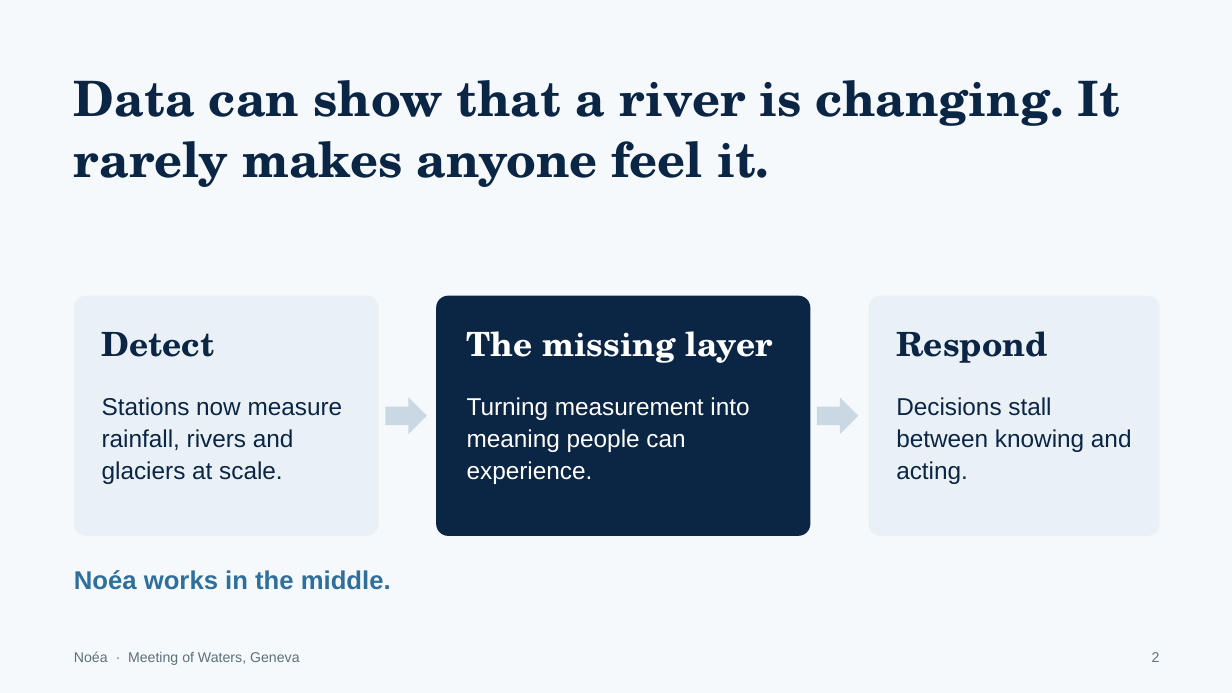
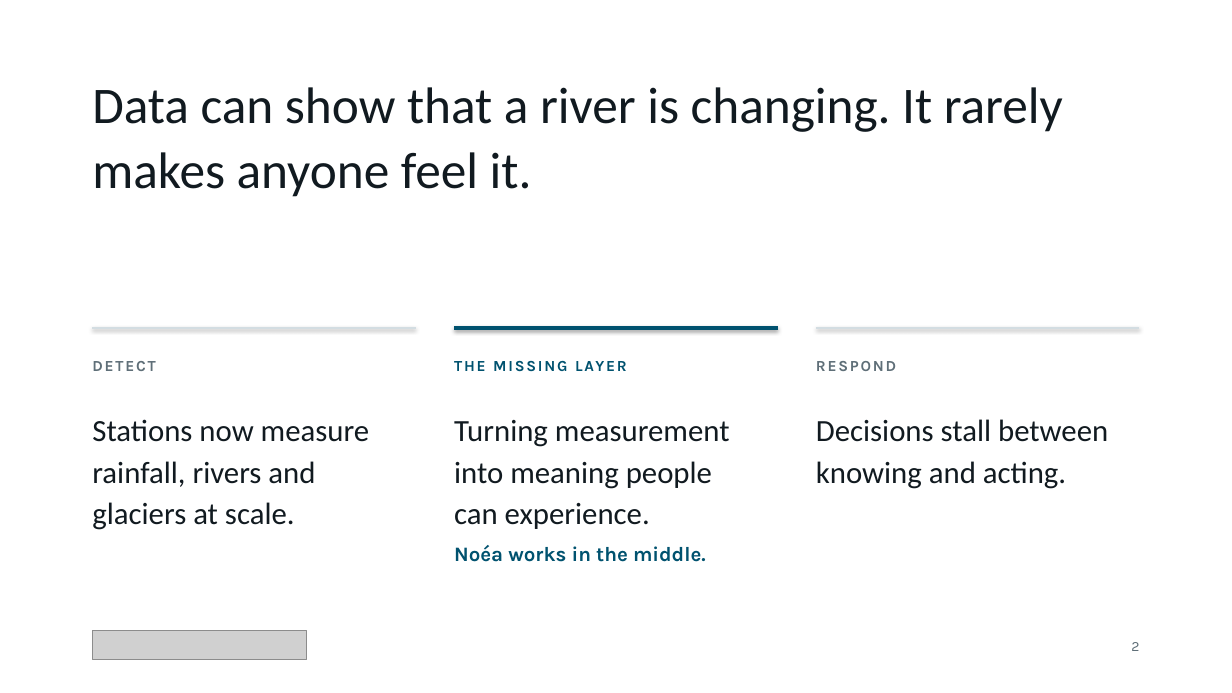
Before and after one commit to qintheory/noea, a slide deck: slide 2 of docs/noea-introduction.pptx. Drawn at 1232x693 pixels with LibreOffice and Linux fonts; fonts in the diff are those of the drawing; grey boxes stand for pictures. Boxes give left, top, right and bottom in pixels: in the first picture for what was removed or moved away, otherwise in the second. Text is boxed around its words. In the diff, an @@ line names an element or a change of style, - is before the commit and + after.

```diff
--- a/docs/noea-introduction.pptx
+++ b/docs/noea-introduction.pptx
@@ background #F6F9FB to #FFFFFF @@
@@ text "Data can show that a ...": place and size @@
-text "Data can show that a ..." at box(74, 80, 1120, 187)
+text "Data can show that a ..." at box(92, 87, 1063, 197)
@@ text "Data can show that a ..." at box(92, 87, 1063, 197): size 38 to 40 pt, font TeX Gyre Schola to Calibri, text colour #0B2545 to #111A20, bold off @@
@@ rounded rectangle removed at box(74, 296, 379, 536) @@
@@ rounded rectangle removed at box(436, 296, 811, 536) @@
@@ rounded rectangle removed at box(869, 296, 1160, 536) @@
@@ line added from (92, 328) to (416, 328), #D3DDE2 1.25 pt @@
@@ line added from (455, 328) to (777, 328), #00526F 3 pt @@
@@ line added from (816, 328) to (1140, 328), #D3DDE2 1.25 pt @@
@@ text at box(467, 331, 772, 363): text changed; size 26 to 12 pt; font TeX Gyre Schola to Karla; text colour #FFFFFF to #00526F @@
-The missing layer
+THE MISSING LAYER
@@ text at box(92, 361, 156, 371): text changed; size 26 to 12 pt; font TeX Gyre Schola to Karla; text colour #0B2545 to #5F6F78 @@
-Detect
+DETECT
@@ text at box(816, 361, 896, 371): text changed; size 26 to 12 pt; font TeX Gyre Schola to Karla; text colour #0B2545 to #5F6F78 @@
-Respond
+RESPOND
@@ text "Stations now measure rainfall, rivers ...": place and size @@
-text "Stations now measure rainfall, rivers ..." at box(102, 397, 343, 484)
+text "Stations now measure rainfall, rivers ..." at box(92, 419, 370, 530)
@@ text "Stations now measure rainfall, rivers ..." at box(92, 419, 370, 530): size 19 to 24 pt, font Arial to Calibri, text colour #0B2545 to #111A20; line spacing 1.1 to 1.12 @@
@@ right arrow removed at box(385, 397, 427, 434) @@
@@ text "Turning measurement into meaning people ...": place and size @@
-text "Turning measurement into meaning people ..." at box(467, 397, 749, 484)
+text "Turning measurement into meaning people ..." at box(454, 420, 730, 529)
@@ text "Turning measurement into meaning people ..." at box(454, 420, 730, 529): size 19 to 24 pt, font Arial to Calibri, text colour #FFFFFF to #111A20; line spacing 1.1 to 1.12 @@
@@ text "Decisions stall between knowing and ..." at box(816, 419, 1108, 489): size 19 to 24 pt, font Arial to Calibri, text colour #0B2545 to #111A20; line spacing 1.1 to 1.12 @@
@@ text "Decisions stall between knowing and ...": place and size @@
-text "Decisions stall between knowing and ..." at box(896, 397, 1132, 484)
+text "Decisions stall between knowing and ..." at box(816, 419, 1108, 489)
@@ right arrow removed at box(817, 397, 859, 434) @@
@@ text "Noéa works in the middle.": place and size @@
-text "Noéa works in the middle." at box(74, 570, 391, 590)
+text "Noéa works in the middle." at box(454, 545, 706, 562)
@@ text "Noéa works in the middle." at box(454, 545, 706, 562): size 20 to 16 pt, font Arial to Karla, text colour #2E6F9E to #00526F @@
@@ text removed at box(74, 651, 300, 665) @@
-Noéa · Meeting of Waters, Geneva
@@ picture added at box(92, 630, 307, 660) @@
@@ text "2": place and size @@
-text "2" at box(1152, 652, 1160, 662)
+text "2" at box(1131, 642, 1139, 651)
@@ text "2" at box(1131, 642, 1139, 651): font Arial to Karla, text colour #5C6F7B to #5F6F78 @@
```
Also in this commit, not shown: 6 other slides changed, 2 other files.
